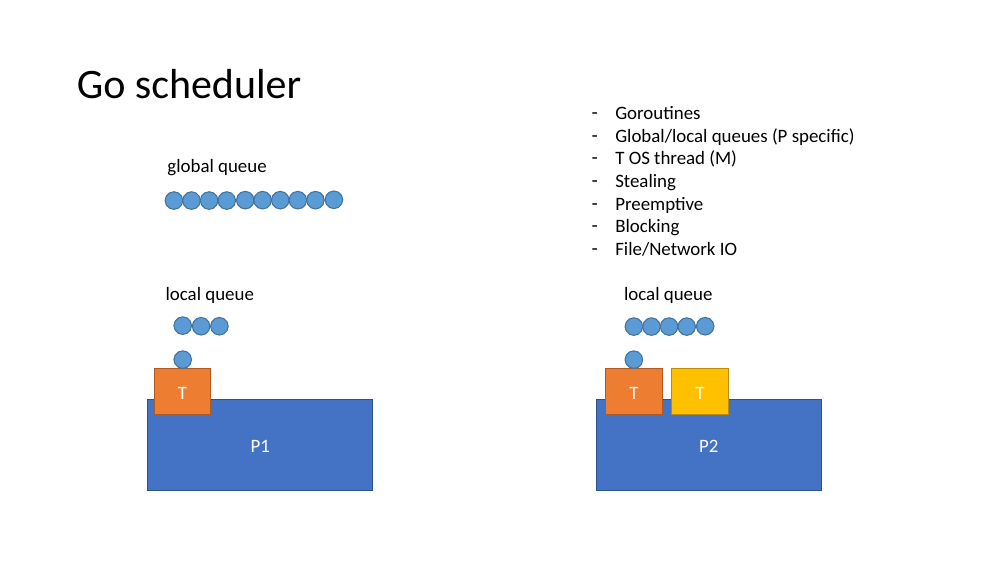
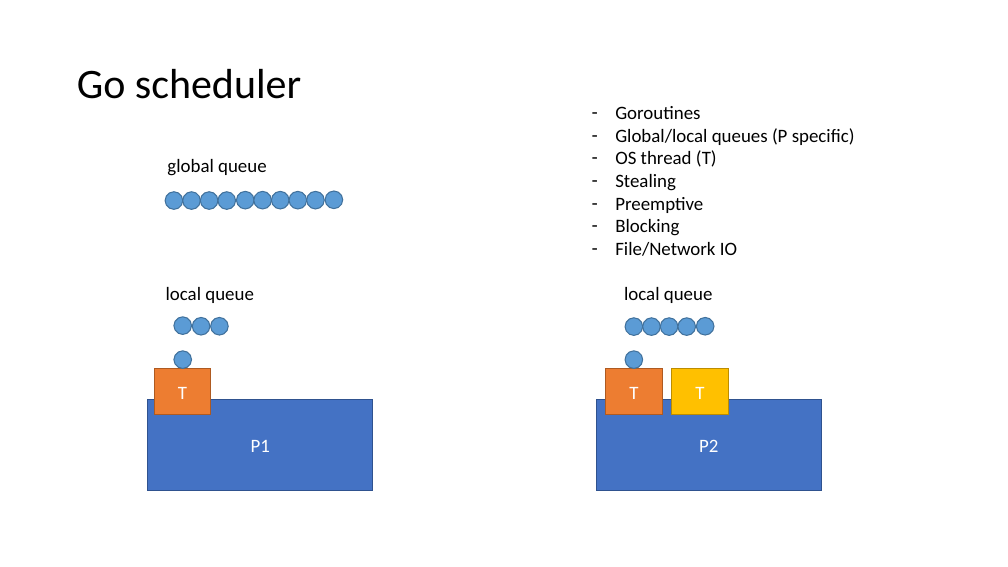
Before and after one commit to kpocza/GoSharp, a slide deck: slide 12 of talks/szszk20180512/SzSzK180512_GoSharp.odp. Drawn at 1008x567 pixels with LibreOffice and Linux fonts; fonts in the diff are those of the drawing. Boxes give left, top, right and bottom in pixels: in the first picture for what was removed or moved away, otherwise in the second. Text is boxed around its words. In the diff, an @@ line names an element or a change of style, - is before the commit and + after.

```diff
--- a/talks/szszk20180512/SzSzK180512_GoSharp.odp
+++ b/talks/szszk20180512/SzSzK180512_GoSharp.odp
@@ text at bbox=[615, 150, 717, 167]: text changed @@
-– T OS thread (M)
+– OS thread (T)
```
Also in this commit, not shown: 19 other slides changed, 1 other file.
